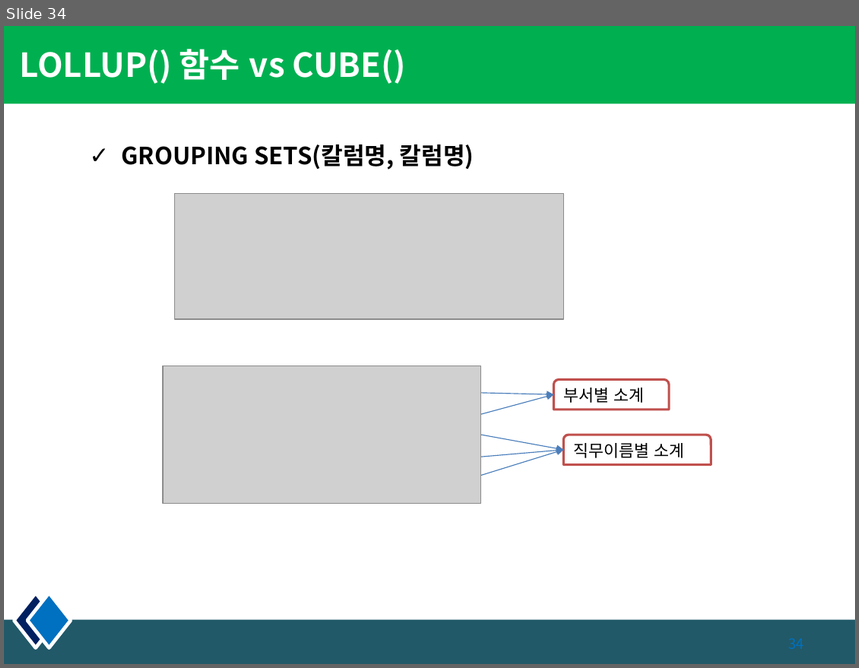
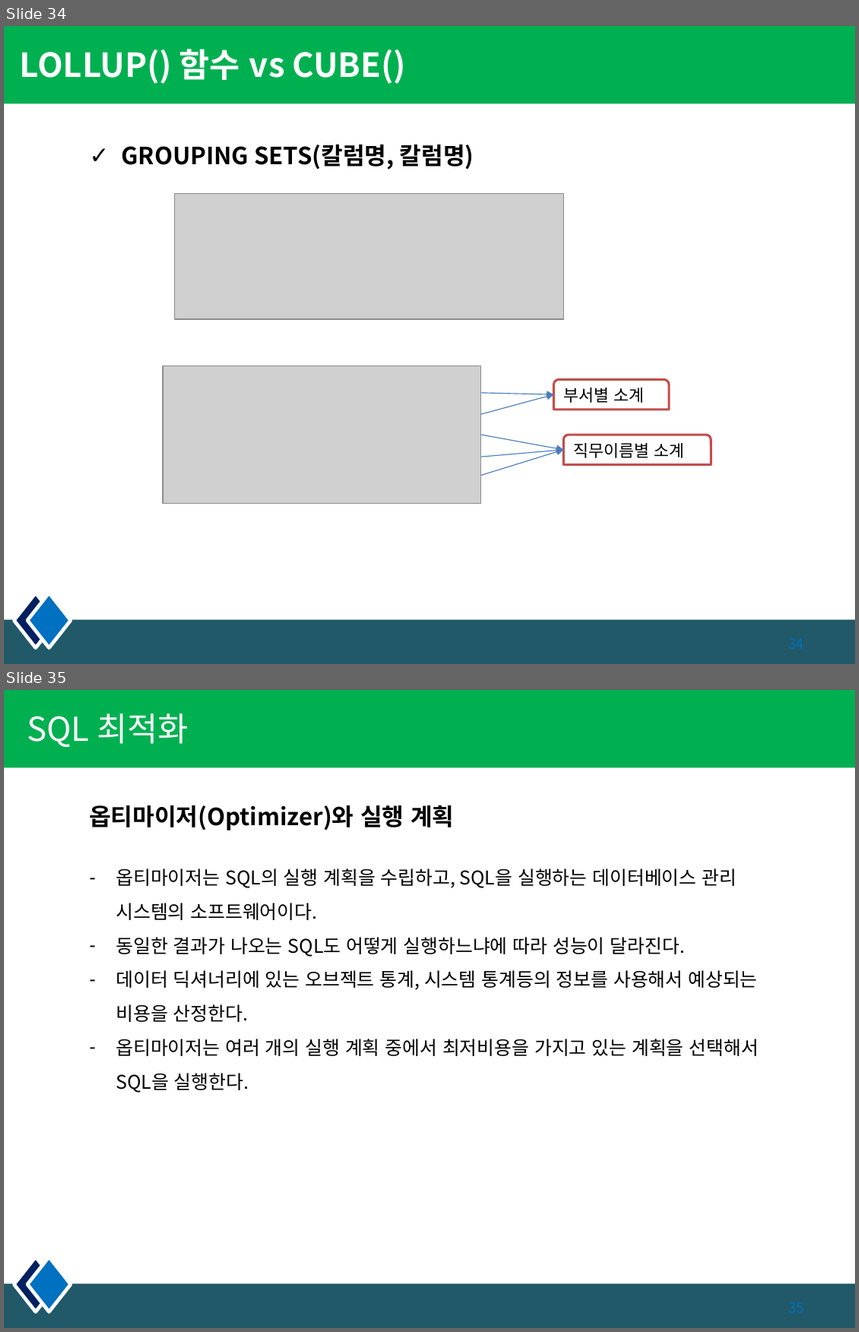
Before and after one commit to kiyongee2/green_project_web, a slide deck: db_ppt/5장. 함수.pptx. Shown one above the other, each under a label of ours: slide 34 before the commit, slides 34 and 35 after it. The pictures are 859x668 and 859x1332 pixels, drawn with LibreOffice and Linux fonts; fonts in the diff are those of the drawing; grey boxes stand for pictures. Boxes give left, top, right and bottom in pixels: in the first picture for what was removed or moved away, otherwise in the second. Text is boxed around its words. In the diff, an @@ line names an element or a change of style, - is before the commit and + after.

```diff
--- a/db_ppt/5장. 함수.pptx
+++ b/db_ppt/5장. 함수.pptx
@@ slide 35 added at box(4, 690, 855, 1328), background #FFFFFF; not listed: 4 template elements that a slide beside it also shows @@
@@ title added at box(28, 714, 188, 747), 28 pt, text #FFFFFF @@
+SQL 최적화
@@ text added at box(89, 805, 454, 831), 20 pt, text #000000, bold @@
+옵티마이저(Optimizer)와 실행 계획
@@ text added at box(116, 869, 759, 1093), 16 pt, text #000000 @@
+– 옵티마이저는 SQL의 실행 계획을 수립하고, SQL을 실행하는 데이터베이스 관리 시스템의 소프트웨어이다.
+– 동일한 결과가 나오는 SQL도 어떻게 실행하느냐에 따라 성능이 달라진다.
+– 데이터 딕셔너리에 있는 오브젝트 통계, 시스템 통계등의 정보를 사용해서 예상되는 비용을 산정한다.
+– 옵티마이저는 여러 개의 실행 계획 중에서 최저비용을 가지고 있는 계획을 선택해서 SQL을 실행한다.
```
Also in this commit, not shown: 9 other slides added, 7 other files.
